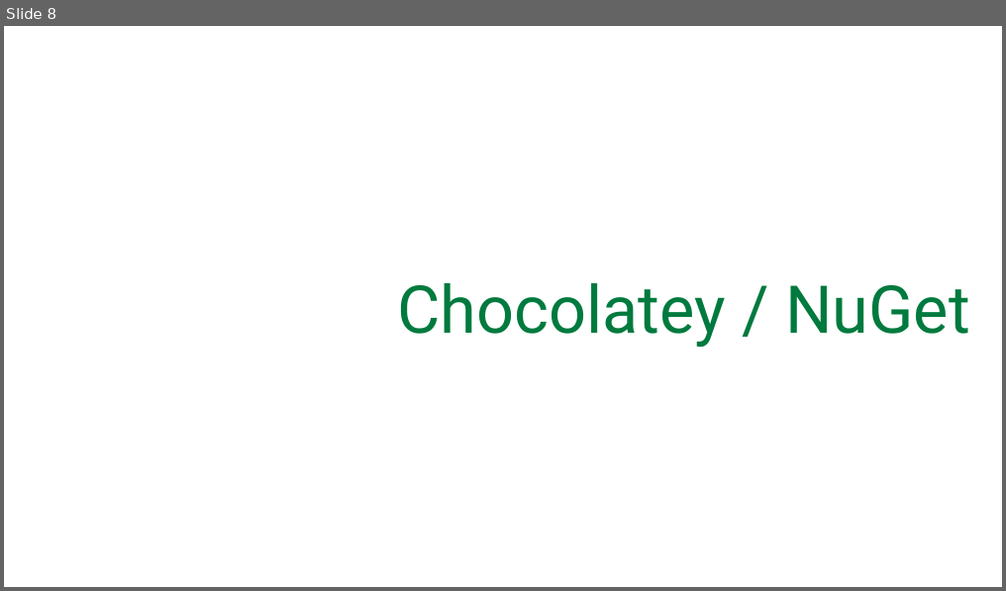
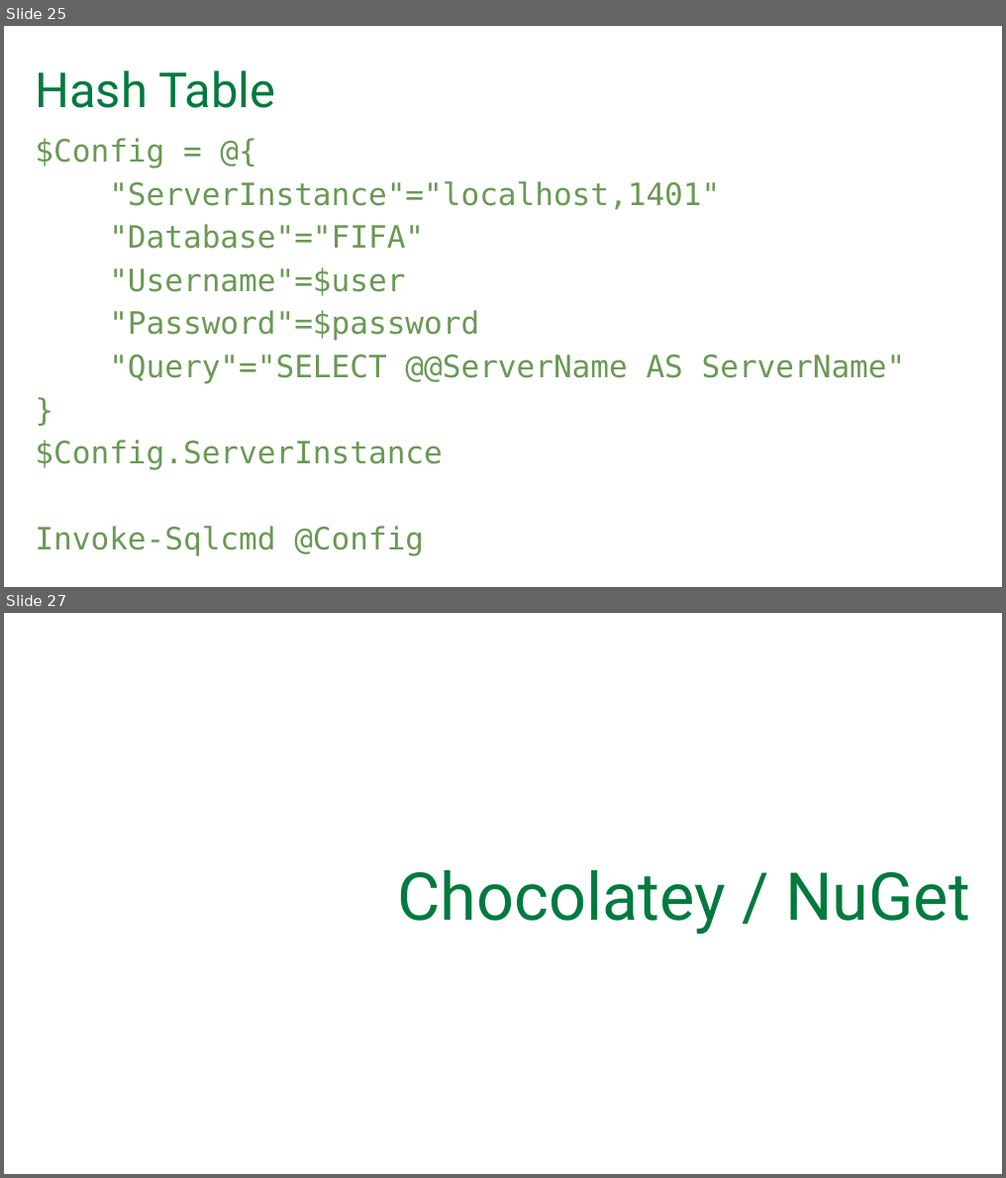
Before and after one commit to SQLPioneer/Presentations, a slide deck: Automation/EnvironmentAutomation.pptx. Shown one above the other, each under a label of ours: slide 8 before the commit, slides 25 and 27 after it; the slides between them are not shown. The pictures are 1006x591 and 1006x1178 pixels, drawn with LibreOffice and Linux fonts; fonts in the diff are those of the drawing; background and template pictures are left out. Boxes give left, top, right and bottom in pixels: in the first picture for what was removed or moved away, otherwise in the second. Text is boxed around its words. In the diff, an @@ line names an element or a change of style, - is before the commit and + after.

```diff
--- a/Automation/EnvironmentAutomation.pptx
+++ b/Automation/EnvironmentAutomation.pptx
@@ slide 25 added at box(4, 26, 1002, 587), background #FFFFFF @@
@@ title added at box(36, 71, 275, 108), 44 pt, text #007A3E @@
+Hash Table
@@ text added at box(35, 138, 906, 557), 28 pt, text #6A9955 @@
+$Config = @{
+"ServerInstance"="localhost,1401"
+"Database"="FIFA"
+"Username"=$user
+"Password"=$password
+"Query"="SELECT @@ServerName AS ServerName"
+}
+$Config.ServerInstance
+Invoke-Sqlcmd @Config
@@ what was slide 8 is now slide 27 @@
```
Also in this commit, not shown: 3 slides changed, 20 other slides added.
